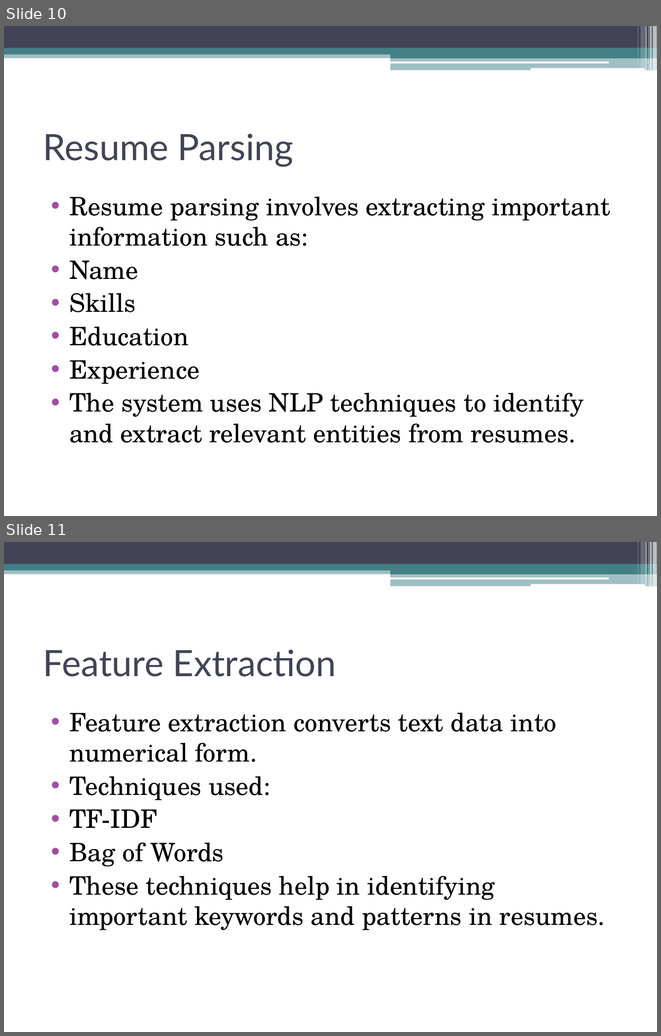
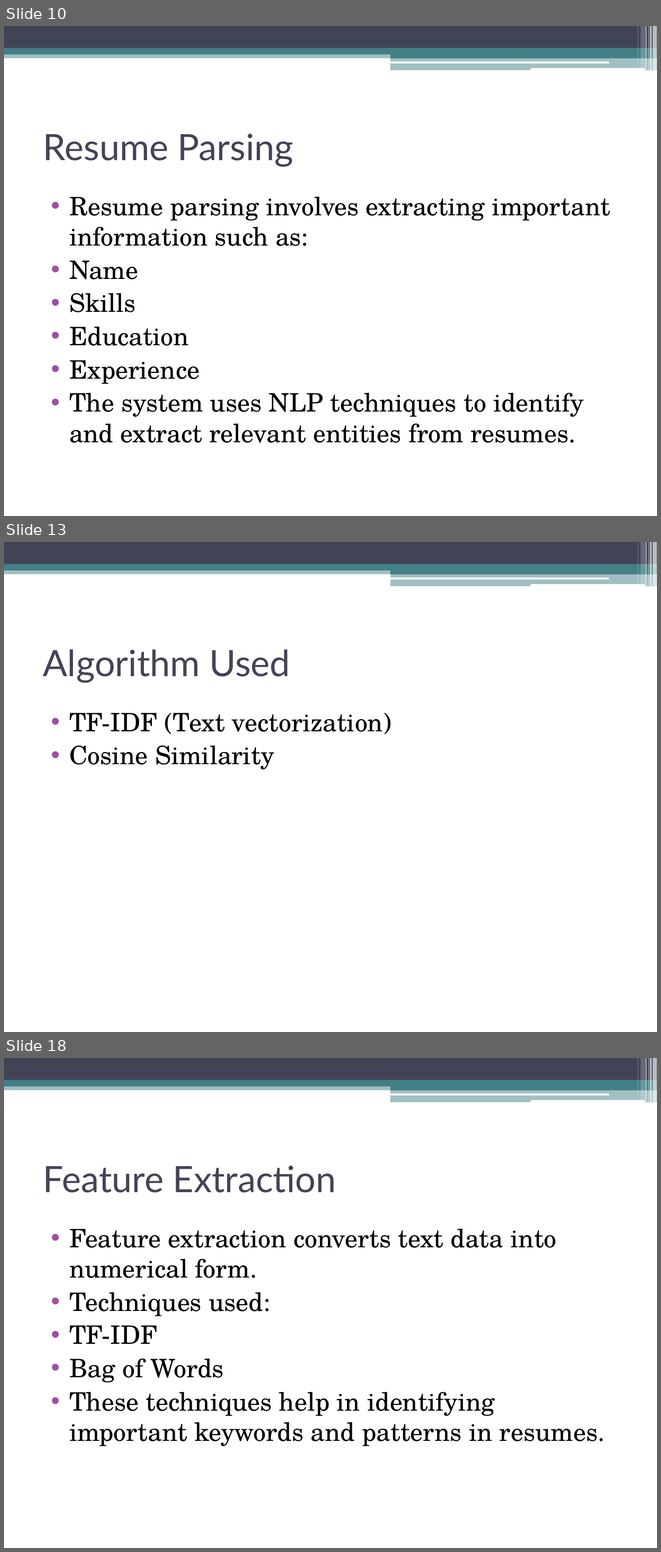
Before and after one commit to rajatchauhan937-prog/mba-rjt-ai-recruitement-2026, a slide deck: github.pptx. Shown one above the other, each under a label of ours: slides 10 and 11 before the commit, slides 10, 13 and 18 after it; the slides between them are not shown. The pictures are 661x1036 and 661x1552 pixels, drawn with LibreOffice and Linux fonts; fonts in the diff are those of the drawing. Boxes give left, top, right and bottom in pixels: in the first picture for what was removed or moved away, otherwise in the second. Text is boxed around its words. In the diff, an @@ line names an element or a change of style, - is before the commit and + after.

```diff
--- a/github.pptx
+++ b/github.pptx
@@ slide 13 added at bbox=[4, 542, 657, 1032], background #FFFFFF; not listed: 13 template elements that a slide beside it also shows @@
@@ title added at bbox=[43, 649, 291, 683], 40 pt, text #424456 @@
+Algorithm Used
@@ text added at bbox=[69, 713, 391, 769], 28 pt, text #000000 @@
+• TF-IDF (Text vectorization)
+• Cosine Similarity
@@ what was slide 11 is now slide 18 @@
```
Also in this commit, not shown: 6 other slides added, 1 slide removed.
